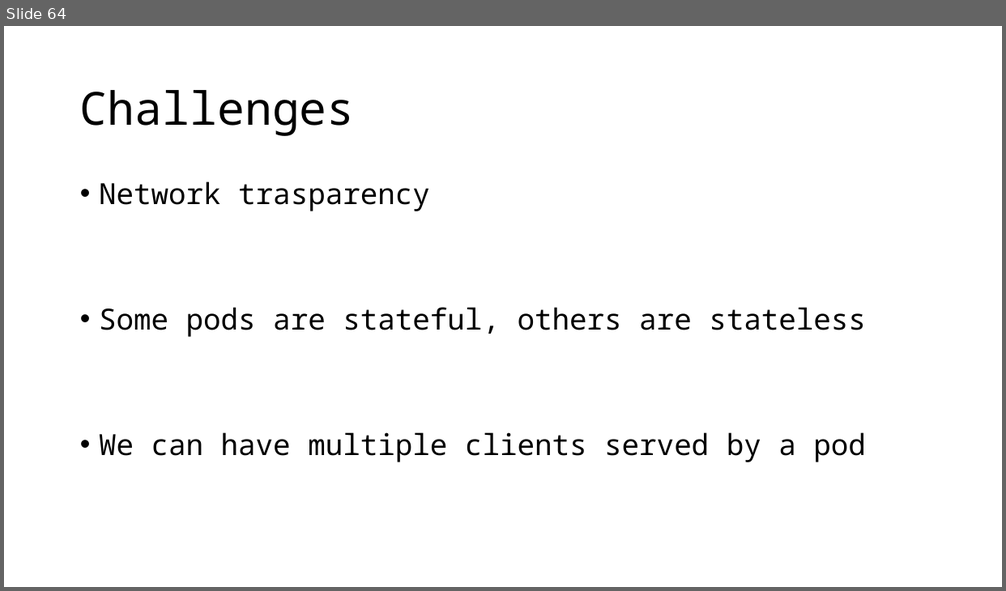
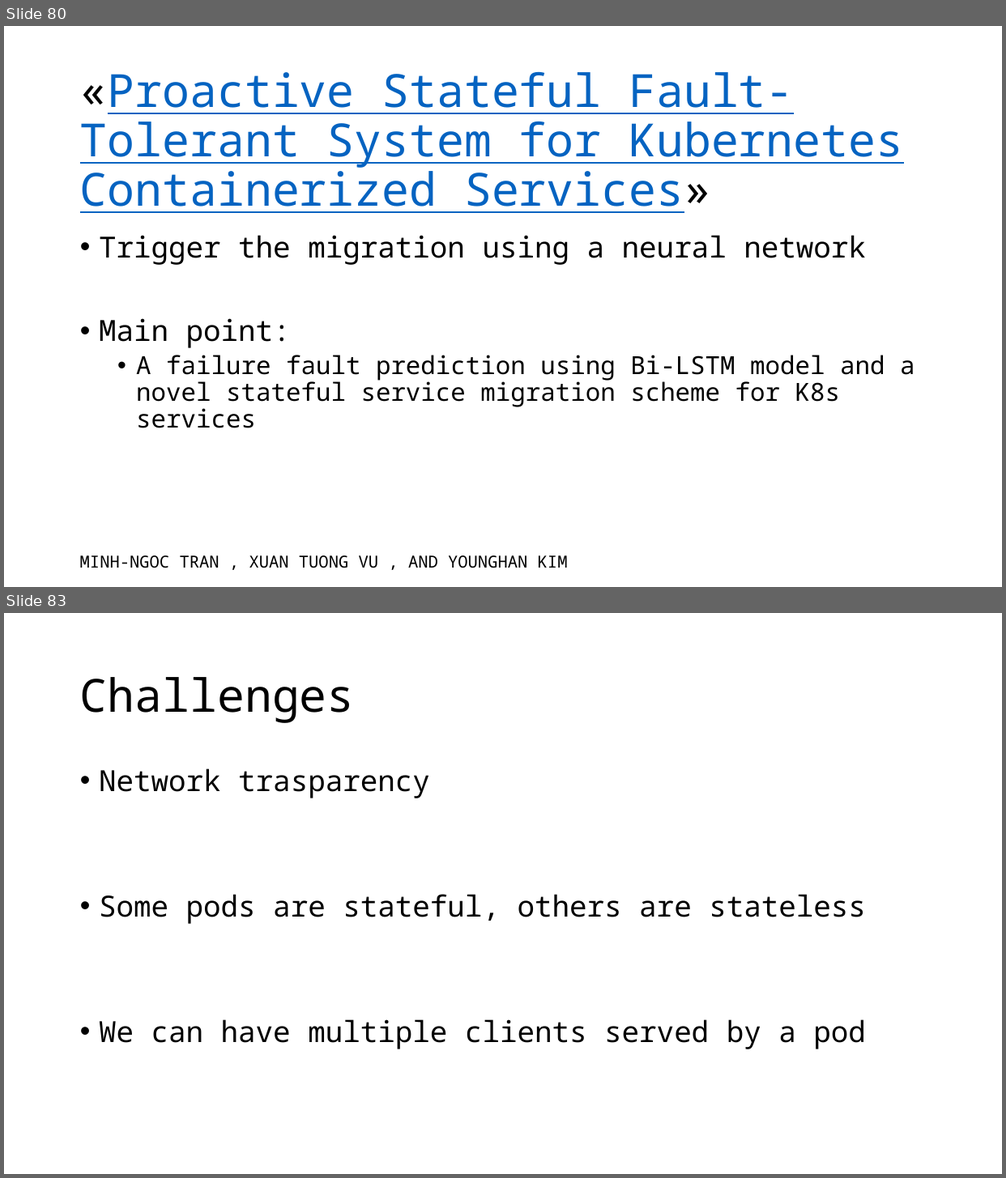
Before and after one commit to leonardopoggiani/Live-migration-Kubernetes-pods, a slide deck: presentazione_tesi.pptx. Shown one above the other, each under a label of ours: slide 64 before the commit, slides 80 and 83 after it; the slides between them are not shown. The pictures are 1006x591 and 1006x1178 pixels, drawn with LibreOffice and Linux fonts; fonts in the diff are those of the drawing. Boxes give left, top, right and bottom in pixels: in the first picture for what was removed or moved away, otherwise in the second. Text is boxed around its words. In the diff, an @@ line names an element or a change of style, - is before the commit and + after.

```diff
--- a/presentazione_tesi.pptx
+++ b/presentazione_tesi.pptx
@@ slide 80 added at box(4, 26, 1002, 587), background #FFFFFF @@
@@ title added at box(80, 71, 903, 213), 44 pt, text #0563C1, underline @@
+«Proactive Stateful Fault-Tolerant System for Kubernetes Containerized Services»
@@ text added at box(99, 235, 914, 429), 24 pt, text #000000 @@
+• Trigger the migration using a neural network
+• Main point:
+  • A failure fault prediction using Bi-LSTM model and a novel stateful service migration scheme for K8s services
@@ text added at box(80, 556, 568, 569), 16 pt, text #000000 @@
+MINH-NGOC TRAN , XUAN TUONG VU , AND YOUNGHAN KIM
@@ what was slide 64 is now slide 83 @@
```
Also in this commit, not shown: 12 slides changed, 36 other slides added, 3 slides removed, 1 other file.
